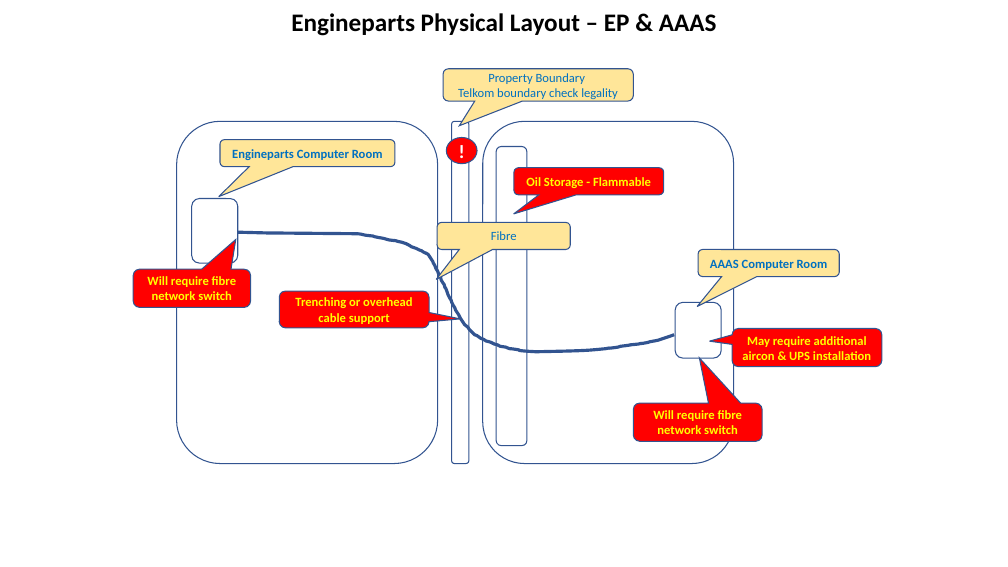
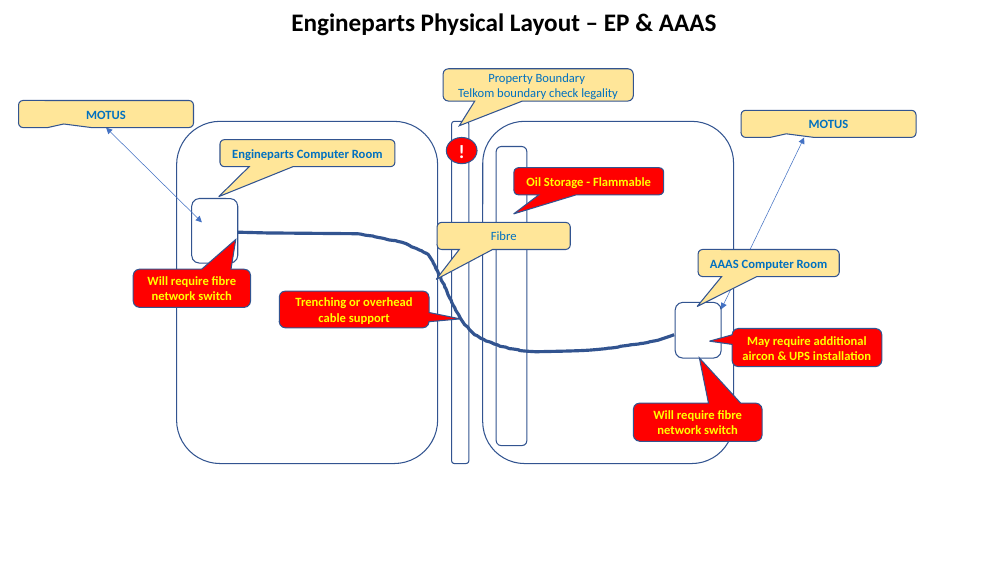
Before and after one commit to JacovdW/ep, a slide deck: slide 1 of Documentation/HardwareDR/ServerAndCommsV2.pptx. Drawn at 1008x567 pixels with LibreOffice and Linux fonts; fonts in the diff are those of the drawing. Boxes give left, top, right and bottom in pixels: in the first picture for what was removed or moved away, otherwise in the second. Text is boxed around its words. In the diff, an @@ line names an element or a change of style, - is before the commit and + after.

```diff
--- a/Documentation/HardwareDR/ServerAndCommsV2.pptx
+++ b/Documentation/HardwareDR/ServerAndCommsV2.pptx
@@ rounded speech box added at (19, 101, 194, 128), fill #FFE699, outline #325491 1 pt, 12 pt, text #0070C0, bold @@
+MOTUS
@@ rounded speech box added at (741, 110, 916, 138), fill #FFE699, outline #325491 1 pt, 12 pt, text #0070C0, bold @@
+MOTUS
@@ double arrow added from (106, 128) to (202, 222), #4472C4 0.5 pt @@
@@ double arrow added from (805, 138) to (721, 309), #4472C4 0.5 pt @@
```
Also in this commit, not shown: 1 other file.
